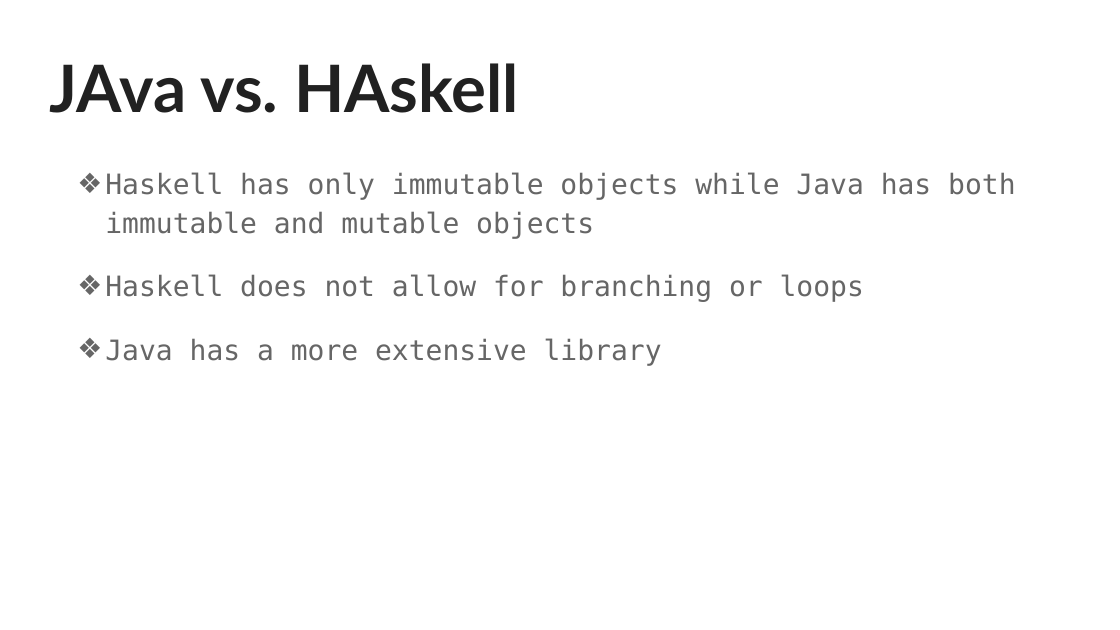
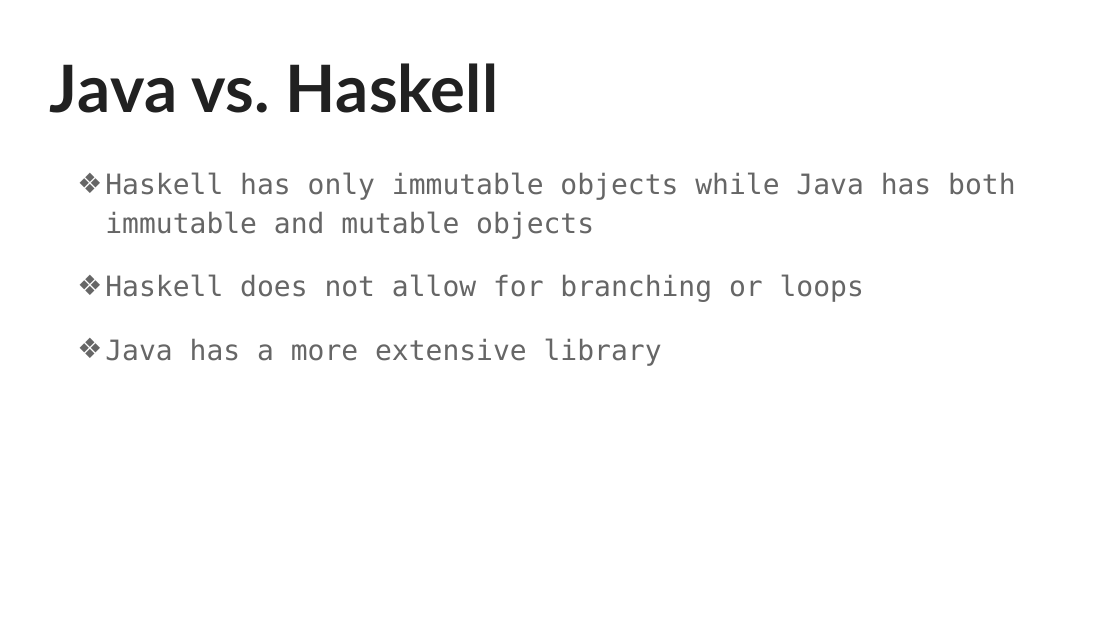
Before and after one commit to aljyu/CMPS-112, a slide deck: slide 3 of CS112.Presentation.pptx. Drawn at 1120x630 pixels with LibreOffice and Linux fonts; fonts in the diff are those of the drawing. Boxes give left, top, right and bottom in pixels: in the first picture for what was removed or moved away, otherwise in the second. Text is boxed around its words. In the diff, an @@ line names an element or a change of style, - is before the commit and + after.

```diff
--- a/CS112.Presentation.pptx
+++ b/CS112.Presentation.pptx
@@ title at (49,63,498,113): text changed @@
-JAva vs. HAskell
+Java vs. Haskell
```
Also in this commit, not shown: 3 other slides changed.
